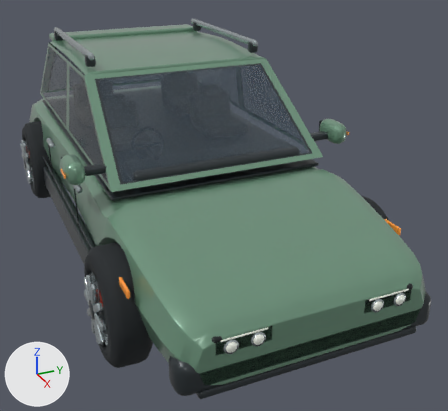
An edit to the glTF model ai_builder/static/models/city-suv-v1.glb, drawn before and after from the same camera.
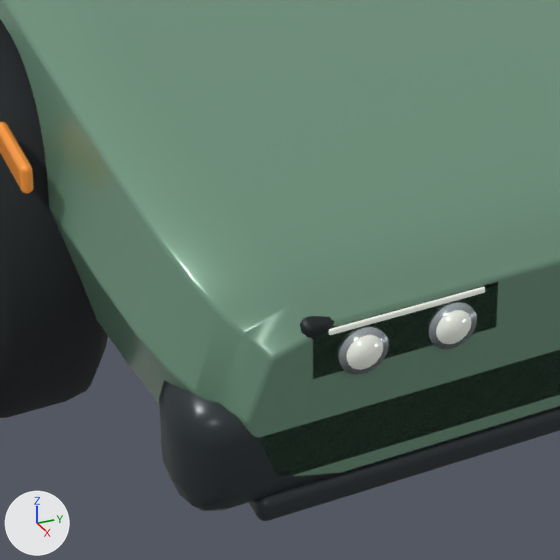
The first picture shows the older version from a 50 mm camera at (4.98, -1.74, 2.76) aimed at (0.39, 0.33, 0.46). The close-ups show the older and then the newer version on the part from 27% to 65% of the width and 58% to 100% of the height of that picture. Only the edits that show in the close-ups are written down. The lights are fixed; the arrows at lower left show +X, +Y and +Z. Where no turn or scale is listed for an object, it has been applied to the vertices.

The scene before the commit, as lines of its bpy script (objects in view):
```python
ob_front_splitter = bpy.data.objects.new('Front splitter', me_cube_111)
ob_front_splitter.location = (2.285, 0.0, 0.365)
ob_projector_headlamp_housing = bpy.data.objects.new('Projector headlamp housing', me_cube_203)
ob_projector_headlamp_housing.location = (2.455, -0.485, 0.665)
ob_recessed_projector_lens = bpy.data.objects.new('Recessed projector lens', me_cylinder_029)
ob_recessed_projector_lens.location = (2.486, -0.568, 0.653)
ob_recessed_projector_lens_001 = bpy.data.objects.new('Recessed projector lens.001', me_cylinder_031)
ob_recessed_projector_lens_001.location = (2.486, -0.402, 0.653)
ob_round_projector_bezel = bpy.data.objects.new('Round projector bezel', me_cylinder_028)
ob_round_projector_bezel.location = (2.478, -0.568, 0.653)
ob_round_projector_bezel_001 = bpy.data.objects.new('Round projector bezel.001', me_cylinder_030)
ob_round_projector_bezel_001.location = (2.478, -0.402, 0.653)
ob_upper_daytime_running_light = bpy.data.objects.new('Upper daytime running light', me_cube_204)
ob_upper_daytime_running_light.location = (2.479, -0.485, 0.707)
# also in view: 'Front fender marker' at (1.86, -0.98, 0.78); 'Sculpted one-piece painted body' at (0.0, 0.0, 0.71); 'Rounded tire front_left' at (1.51, -0.95, 0.45); 'Front energy-absorbing bumper' at (2.38, 0.0, 0.48)
```
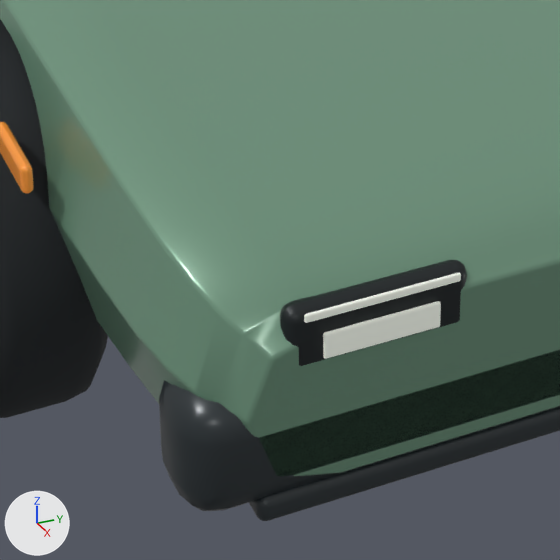
Boxes [x1, y1, x2, y2] around the edits, measured in the close-ups (560 x 560 px):
'SUV matrix headlamp housing', added (black)
    after: [280, 260, 467, 366]
'SUV matrix projector optic', added
    after: [323, 301, 441, 359]
'Projector headlamp housing', deleted
    before: [300, 282, 498, 379]
'SUV signature daytime light', added
    after: [304, 272, 461, 323]
'Upper daytime running light', deleted
    before: [329, 287, 485, 335]
'Recessed projector lens', deleted
    before: [346, 335, 383, 370]
'Round projector bezel', deleted
    before: [337, 325, 389, 375]
'Recessed projector lens.001', deleted
    before: [436, 310, 472, 344]
'Round projector bezel.001', deleted
    before: [427, 300, 477, 349]

The change, as a list of edits to the scene's bpy script:
```text
Add me_cube_205_1:
    me_cube_205_1.from_pydata(...)  # 96 vertices, 188 faces; spans x -0.004..0.004, y -0.142..0.142, z -0.008..0.008
    me_cube_205_1.materials.append(mat_led_projector_lens)  # white #f0f5ea, glowing grey #6e716b
Add me_cube_204_1:
    me_cube_204_1.from_pydata(...)  # 96 vertices, 188 faces; spans x -0.004..0.004, y -0.108..0.108, z -0.026..0.026
    me_cube_204_1.materials.append(mat_led_projector_lens)  # white #f0f5ea, glowing grey #6e716b
Add me_cube_203_1:
    me_cube_203_1.from_pydata(...)  # 96 vertices, 188 faces; spans x -0.025..0.025, y -0.17..0.17, z -0.065..0.065
    me_cube_203_1.materials.append(mat_graphite_intake_mesh)  # black #212729
Remove ob_projector_headlamp_housing:
    ob_projector_headlamp_housing = bpy.data.objects.new('Projector headlamp housing', me_cube_203)
    ob_projector_headlamp_housing.location = (2.455, -0.485, 0.665)
Remove ob_round_projector_bezel:
    ob_round_projector_bezel = bpy.data.objects.new('Round projector bezel', me_cylinder_028)
    ob_round_projector_bezel.location = (2.478, -0.568, 0.653)
Remove ob_recessed_projector_lens:
    ob_recessed_projector_lens = bpy.data.objects.new('Recessed projector lens', me_cylinder_029)
    ob_recessed_projector_lens.location = (2.486, -0.568, 0.653)
Remove ob_round_projector_bezel_001:
    ob_round_projector_bezel_001 = bpy.data.objects.new('Round projector bezel.001', me_cylinder_030)
    ob_round_projector_bezel_001.location = (2.478, -0.402, 0.653)
Remove ob_recessed_projector_lens_001:
    ob_recessed_projector_lens_001 = bpy.data.objects.new('Recessed projector lens.001', me_cylinder_031)
    ob_recessed_projector_lens_001.location = (2.486, -0.402, 0.653)
Remove ob_upper_daytime_running_light:
    ob_upper_daytime_running_light = bpy.data.objects.new('Upper daytime running light', me_cube_204)
    ob_upper_daytime_running_light.location = (2.479, -0.485, 0.707)
Add ob_suv_signature_daytime_light:
    ob_suv_signature_daytime_light = bpy.data.objects.new('SUV signature daytime light', me_cube_205_1)
    ob_suv_signature_daytime_light.location = (2.485, -0.533, 0.752)
Add ob_suv_matrix_projector_optic:
    ob_suv_matrix_projector_optic = bpy.data.objects.new('SUV matrix projector optic', me_cube_204_1)
    ob_suv_matrix_projector_optic.location = (2.482, -0.533, 0.685)
Add ob_suv_matrix_headlamp_housing:
    ob_suv_matrix_headlamp_housing = bpy.data.objects.new('SUV matrix headlamp housing', me_cube_203_1)
    ob_suv_matrix_headlamp_housing.location = (2.451, -0.533, 0.695)
```
